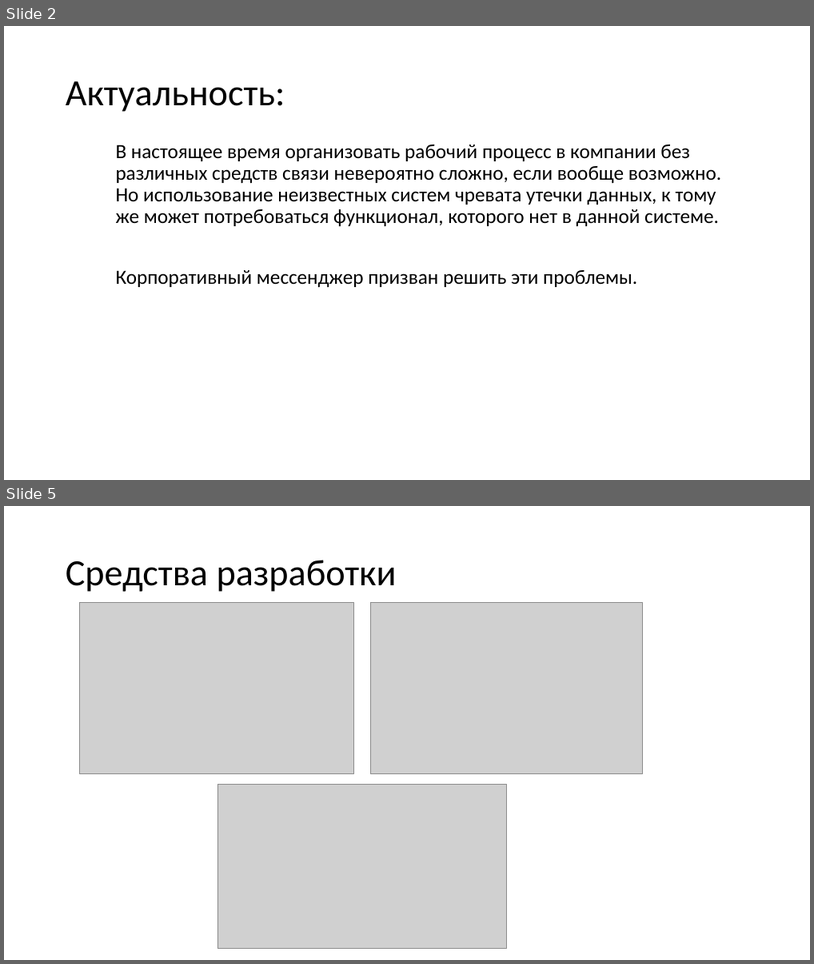
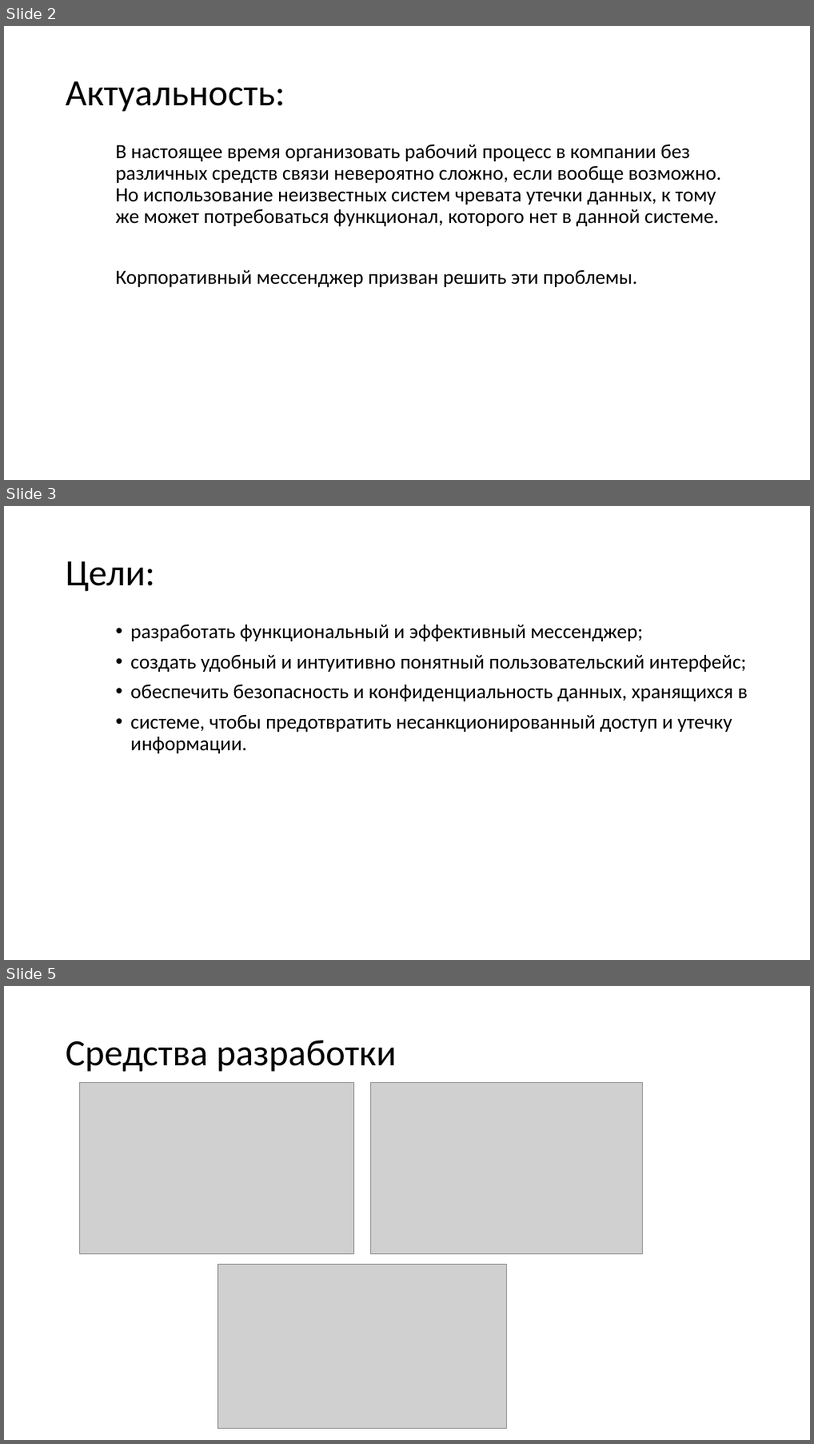
Before and after one commit to sidechko/Diplom-Messager, a slide deck: яПризентация диплом.pptx. Shown one above the other, each under a label of ours: slides 2 and 5 before the commit, slides 2, 3 and 5 after it; the slides between them are not shown. The pictures are 814x964 and 814x1444 pixels, drawn with LibreOffice and Linux fonts; fonts in the diff are those of the drawing; grey boxes stand for pictures. Boxes give left, top, right and bottom in pixels: in the first picture for what was removed or moved away, otherwise in the second. Text is boxed around its words. In the diff, an @@ line names an element or a change of style, - is before the commit and + after.

```diff
--- a/яПризентация диплом.pptx
+++ b/яПризентация диплом.pptx
@@ slide 3 added at <box>4,506,810,960</box>, background #FFFFFF @@
@@ title added at <box>66,561,155,592</box>, 44 pt, text #000000 @@
+Цели:
@@ text added at <box>130,624,748,753</box>, 24 pt, text #000000 @@
+• разработать функциональный и эффективный мессенджер;
+• создать удобный и интуитивно понятный пользовательский интерфейс;
+• обеспечить безопасность и конфиденциальность данных, хранящихся в
+• системе, чтобы предотвратить несанкционированный доступ и утечку информации.
```
Also in this commit, not shown: 3 slides changed, 1 other slide added, 1 slide removed, 5 other files.
